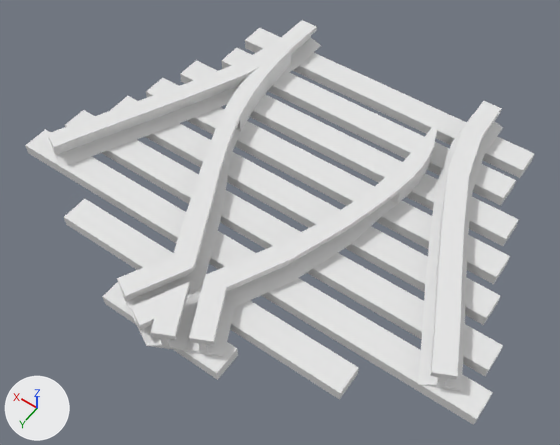
Two versions of the OBJ model models/advtrains_dtrack_sy_tieless_l.obj, one commit apart.
The view is the same before and after, from a 50 mm camera at (-1.19, 2.09, 2.01) aimed at (-0.04, 0.48, -0.52). Lighting does not change. The marker at lower left points along +X, +Y and +Z. Where no turn or scale is listed for an object, it has been applied to the vertices.

In view in the first picture: 'sy_blades_l_Cube.010', 'sy_frog_Cube.004', 'sy_sleepers_Cube.002', 'sy_stockrails_Cube.001'.
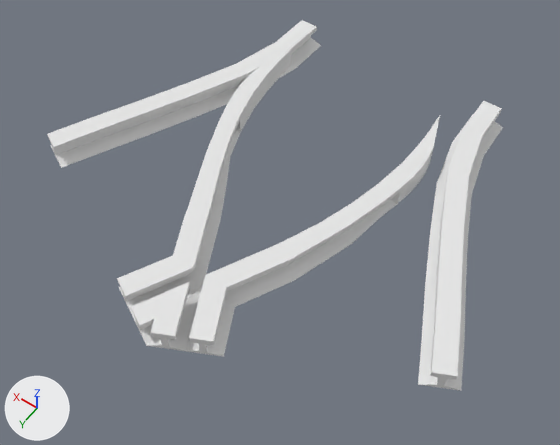
Where the change shows, as pixel boxes [x1, y1, x2, y2] in the pictures (560 x 445 px):
```json
{"object": "sy_sleepers_Cube.002", "change": "deleted", "before": [25, 28, 534, 425]}
```

The change, as JSON lines over the scene's bpy script:
```json
{"op": "remove", "block": "ob_sy_sleepers_cube_002", "code": ["ob_sy_sleepers_cube_002 = bpy.data.objects.new('sy_sleepers_Cube.002', me_sy_sleepers_cube_002)", "ob_sy_sleepers_cube_002.location = (0.0, 0.0, 0.0)"]}
```
